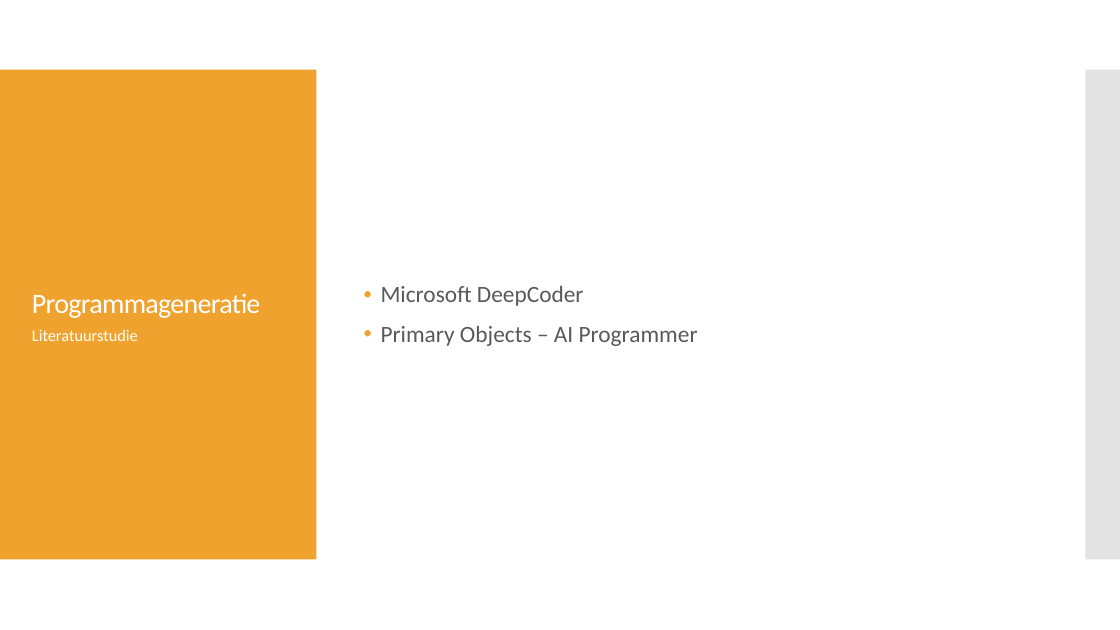
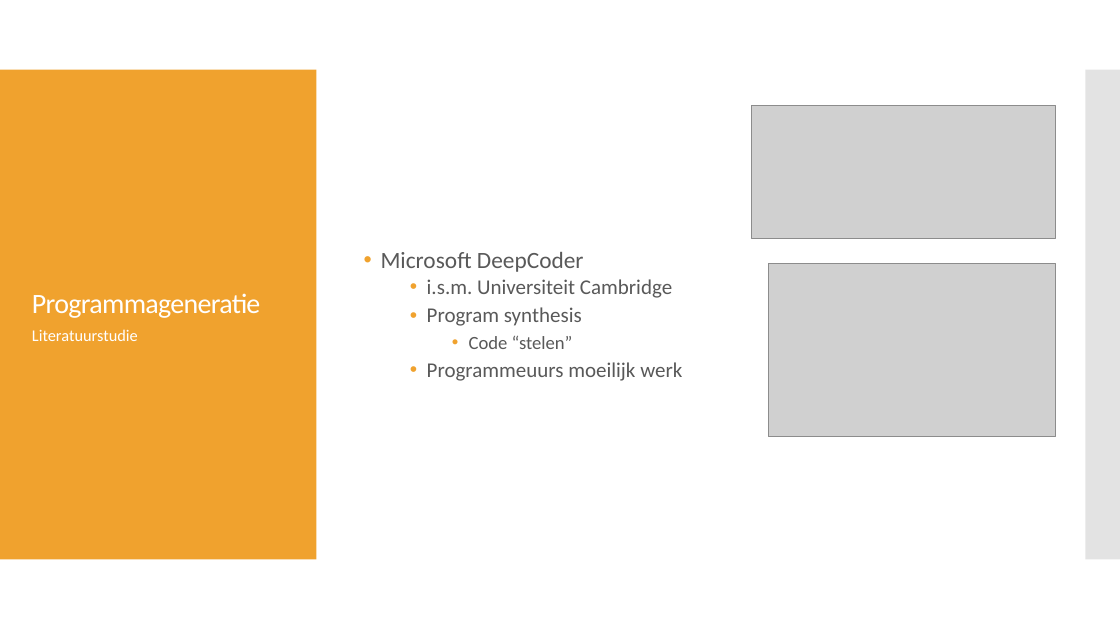
Before and after one commit to PrebenLeroy/bachelorproef, a slide deck: slide 7 of BP verdediging.pptx. Drawn at 1120x630 pixels with LibreOffice and Linux fonts; fonts in the diff are those of the drawing; grey boxes stand for pictures. Boxes give left, top, right and bottom in pixels: in the first picture for what was removed or moved away, otherwise in the second. Text is boxed around its words. In the diff, an @@ line names an element or a change of style, - is before the commit and + after.

Commit message:
update presentation

```diff
--- a/BP verdediging.pptx
+++ b/BP verdediging.pptx
@@ picture added at (752, 105, 1056, 239) @@
@@ picture added at (769, 264, 1056, 437) @@
@@ text at (427, 279, 682, 381): text changed; size 20 to 18 pt @@
-• Primary Objects – AI Programmer
+  • i.s.m. Universiteit Cambridge
+  • Program synthesis
+    • Code “stelen”
+  • Programmeuurs moeilijk werk
```
Also in this commit, not shown: 1 other slide changed, 1 slide added.
